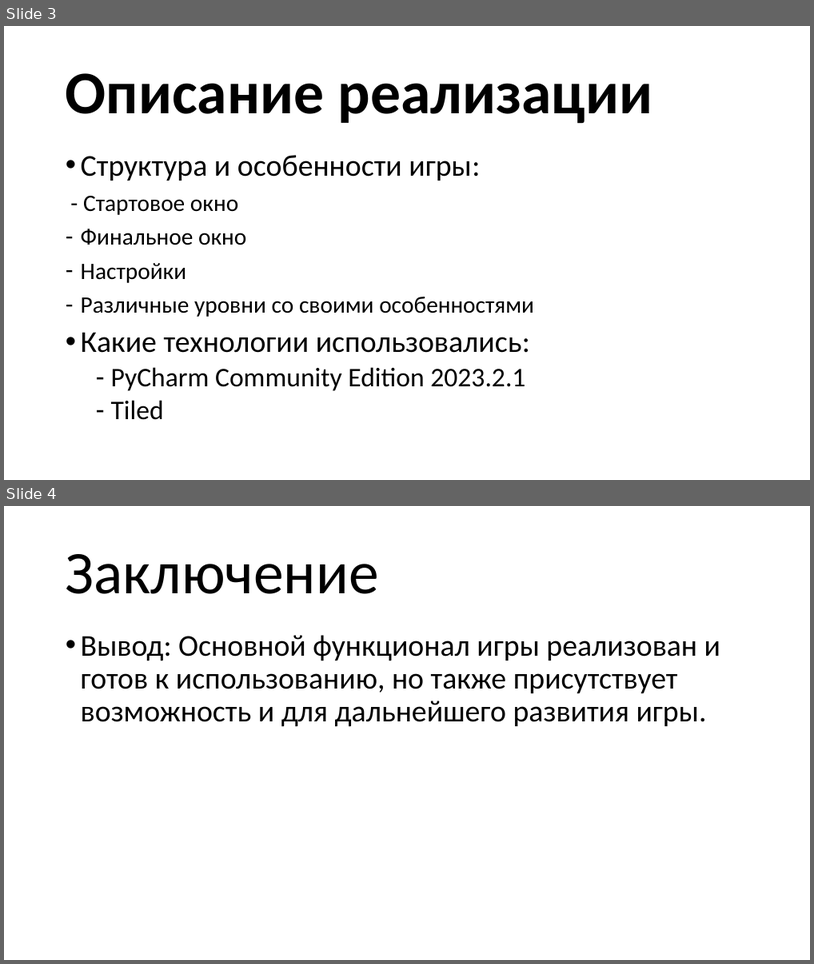
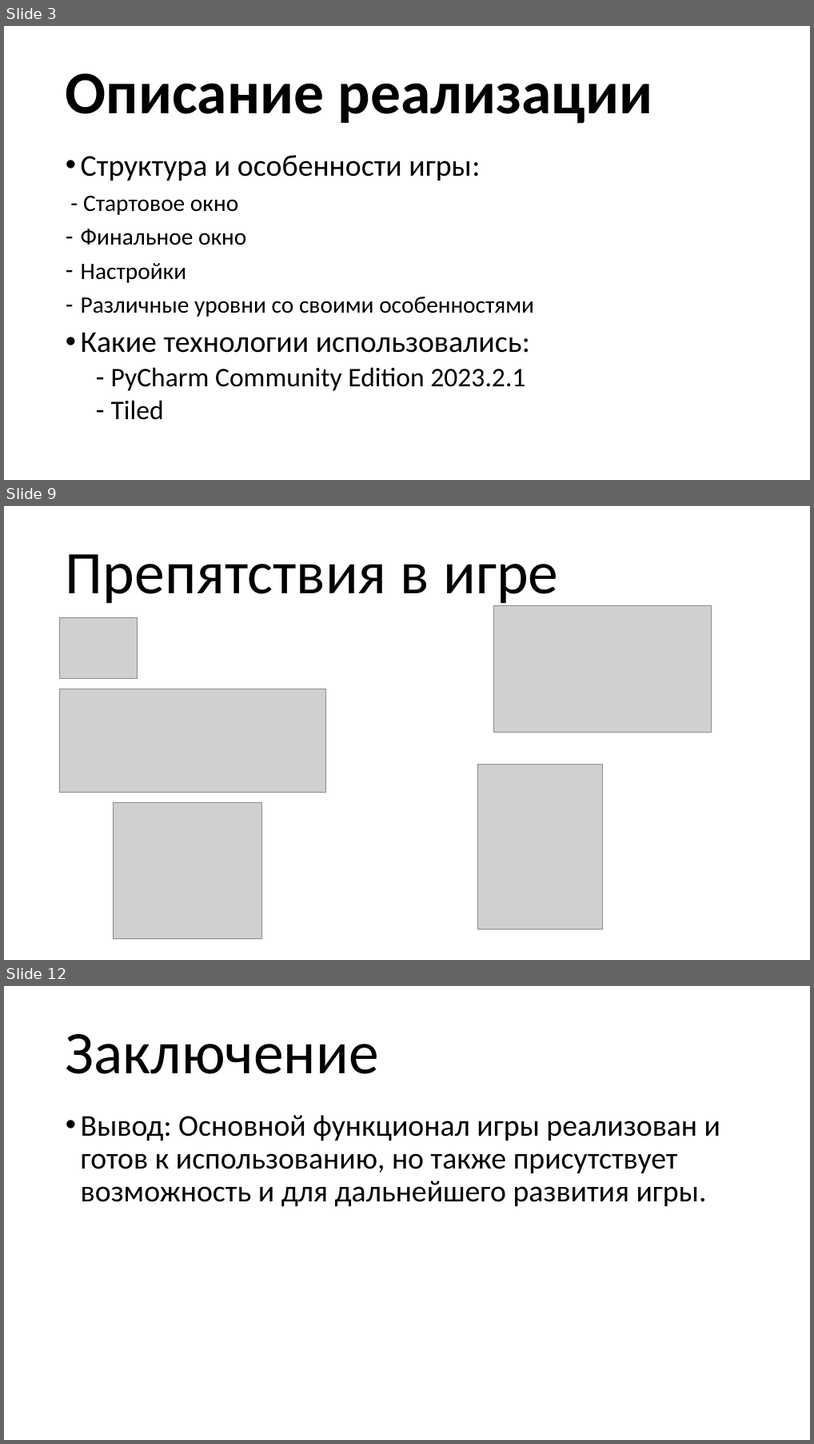
Before and after one commit to pikolala/yandex_project_2, a slide deck: презентация.pptx. Shown one above the other, each under a label of ours: slides 3 and 4 before the commit, slides 3, 9 and 12 after it; the slides between them are not shown. The pictures are 814x964 and 814x1444 pixels, drawn with LibreOffice and Linux fonts; fonts in the diff are those of the drawing; grey boxes stand for pictures. Boxes give left, top, right and bottom in pixels: in the first picture for what was removed or moved away, otherwise in the second. Text is boxed around its words. In the diff, an @@ line names an element or a change of style, - is before the commit and + after.

```diff
--- a/презентация.pptx
+++ b/презентация.pptx
@@ slide 9 added at (x1=4, y1=506, x2=810, y2=960), background #FFFFFF @@
@@ title added at (x1=66, y1=554, x2=558, y2=607), 72 pt, text #000000 @@
+Препятствия в игре
@@ picture added at (x1=60, y1=618, x2=137, y2=679) @@
@@ picture added at (x1=494, y1=605, x2=711, y2=732) @@
@@ picture added at (x1=60, y1=688, x2=326, y2=792) @@
@@ picture added at (x1=478, y1=764, x2=603, y2=929) @@
@@ picture added at (x1=113, y1=803, x2=262, y2=939) @@
@@ what was slide 4 is now slide 12 @@
```
Also in this commit, not shown: 7 other slides added, 54 other files.
